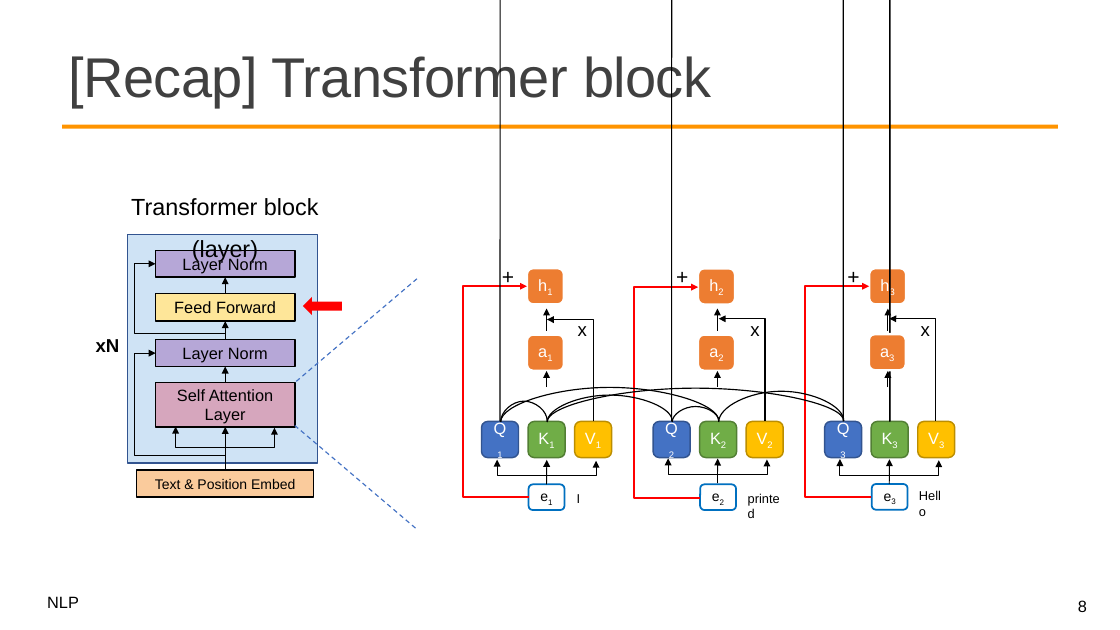
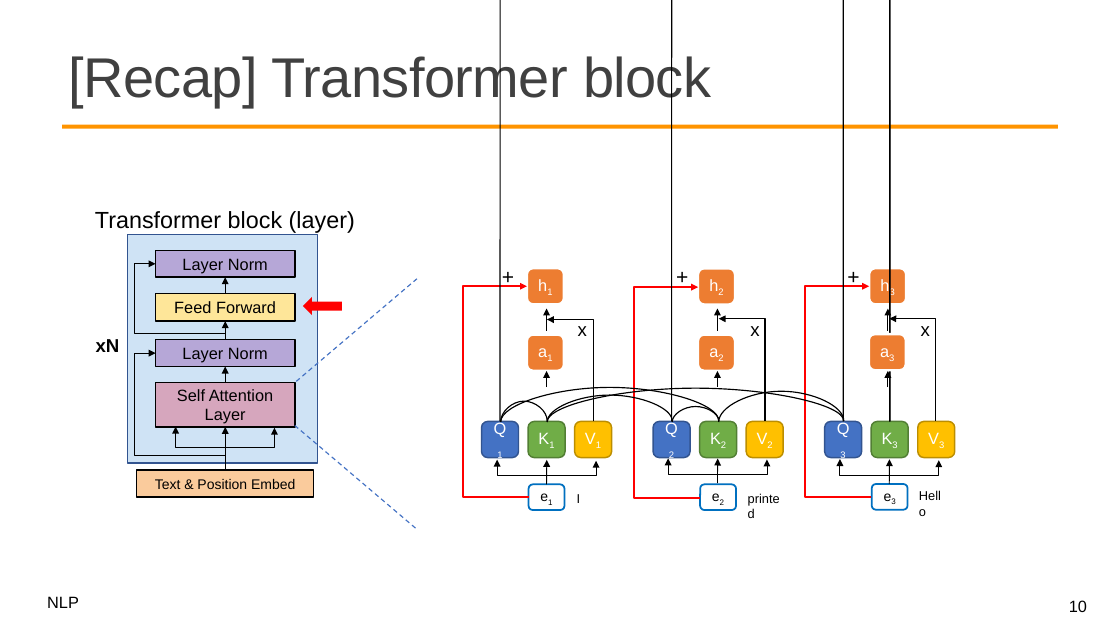
Before and after one commit to mcps5601/CGUNLP_2025_Spring, a slide deck: slide 10 of slides/moe_0601.pptx (slide 8 before the commit). Drawn at 1120x630 pixels with LibreOffice and Linux fonts; fonts in the diff are those of the drawing; background and template pictures are left out. Boxes give left, top, right and bottom in pixels: in the first picture for what was removed or moved away, otherwise in the second. Text is boxed around its words. In the diff, an @@ line names an element or a change of style, - is before the commit and + after.

```diff
--- a/slides/moe_0601.pptx
+++ b/slides/moe_0601.pptx
@@ text "Transformer block (layer)" rewrapped from [131,198,319,263] to [95,211,355,233] @@
@@ page number at [1069,600,1087,612]: text changed @@
-8
+10
```
Also in this commit, not shown: 8 other slides changed, 5 slides added, 1 slide removed, 1 other file.
